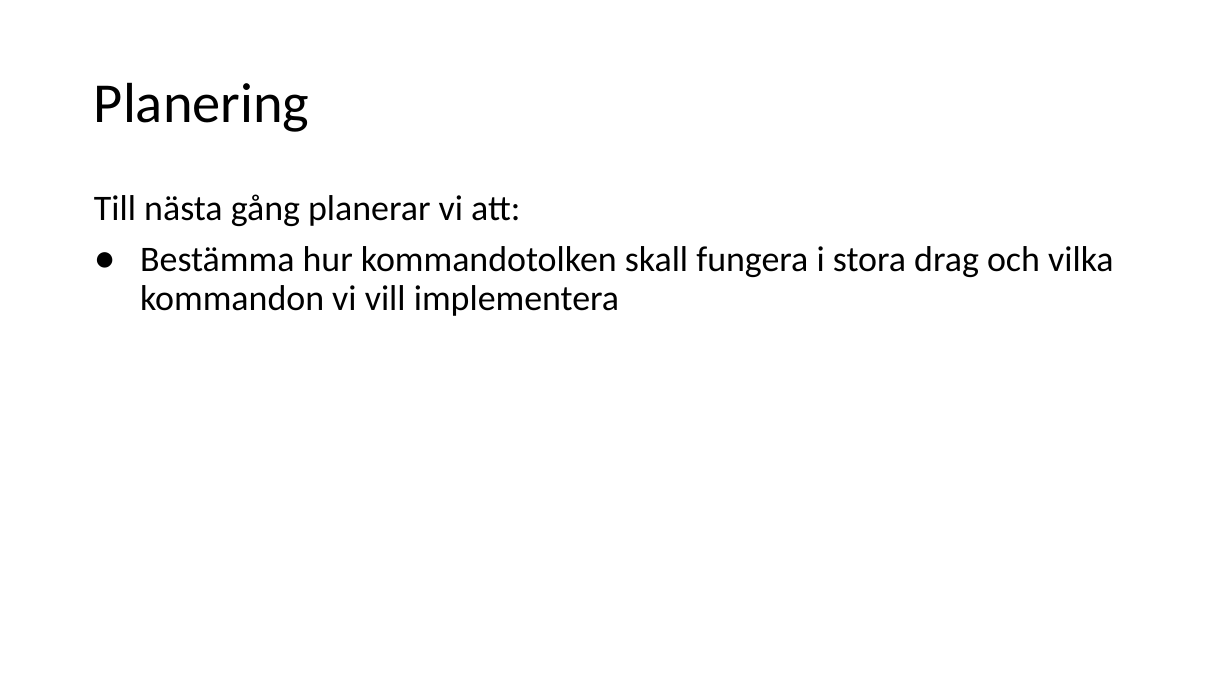
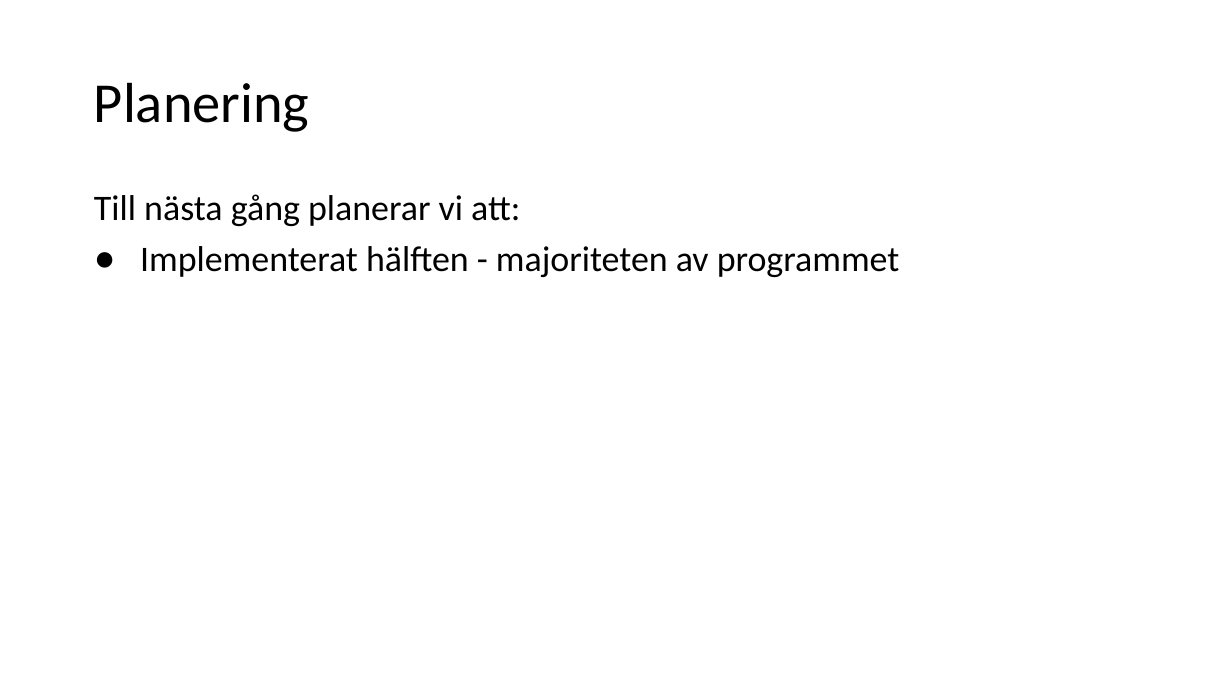
Before and after one commit to Pontussand/INTE2016Project, a slide deck: slide 5 of reports/red1.odp. Drawn at 1232x693 pixels with LibreOffice and Linux fonts; fonts in the diff are those of the drawing. Boxes give left, top, right and bottom in pixels: in the first picture for what was removed or moved away, otherwise in the second. Text is boxed around its words. In the diff, an @@ line names an element or a change of style, - is before the commit and + after.

Commit message:
Uppdaterat planeringen med kontaktuppgifter och vad vi ska göra till nästa gång, sparat som PDF Alla i gruppen har hjälpt till med denna svåra uppgift

```diff
--- a/reports/red1.odp
+++ b/reports/red1.odp
@@ text at box(140, 246, 900, 277): text changed @@
-● Bestämma hur kommandotolken skall fungera i stora drag och vilka kommandon vi vill implementera
+● Implementerat hälften - majoriteten av programmet
```
Also in this commit, not shown: 3 other slides changed, 1 other file.
